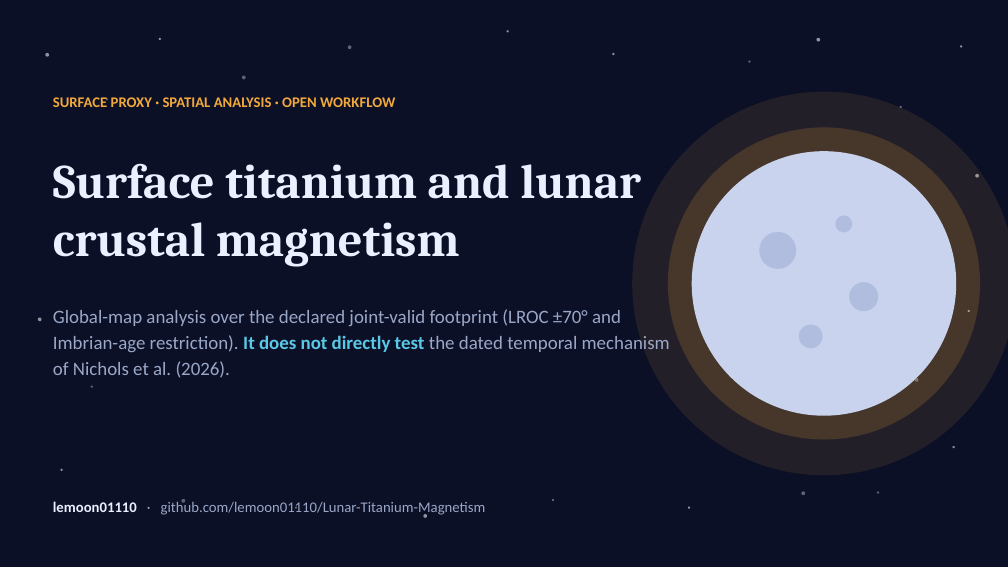
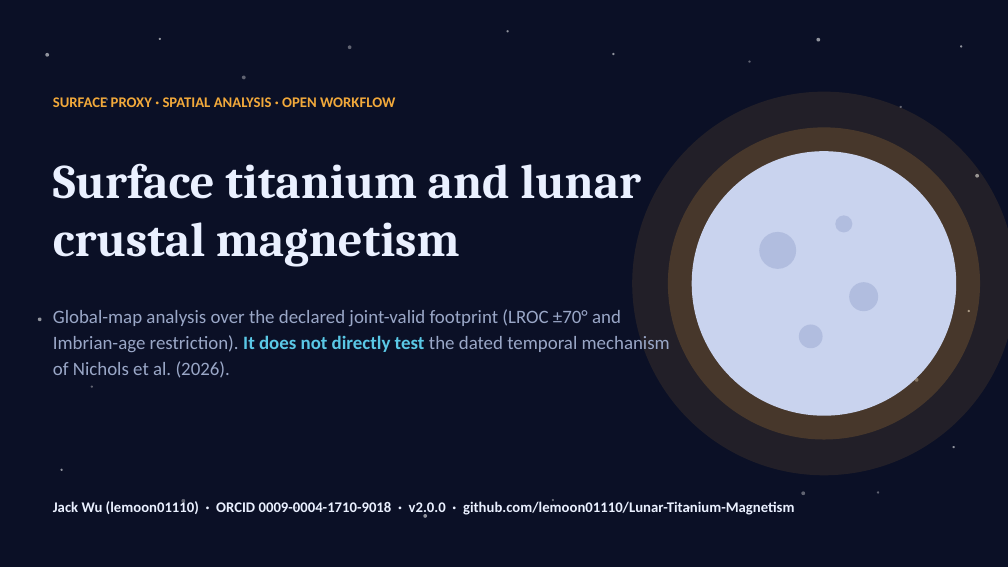
Before and after one commit to lemoon01110/Lunar-Titanium-Magnetism, a slide deck: slide 1 of Paper-and-Pitch/Pitch.pptx. Drawn at 1008x567 pixels with LibreOffice and Linux fonts; fonts in the diff are those of the drawing. Boxes give left, top, right and bottom in pixels: in the first picture for what was removed or moved away, otherwise in the second. Text is boxed around its words. In the diff, an @@ line names an element or a change of style, - is before the commit and + after.

```diff
--- a/Paper-and-Pitch/Pitch.pptx
+++ b/Paper-and-Pitch/Pitch.pptx
@@ text at box(53, 499, 794, 516): text changed; text colour #9AA7C7 to #EAF0FF; bold on @@
-lemoon01110 · github.com/lemoon01110/Lunar-Titanium-Magnetism
+Jack Wu (lemoon01110) · ORCID 0009-0004-1710-9018 · v2.0.0 · github.com/lemoon01110/Lunar-Titanium-Magnetism
```
Also in this commit, not shown: 10 other slides changed, 34 other files.
